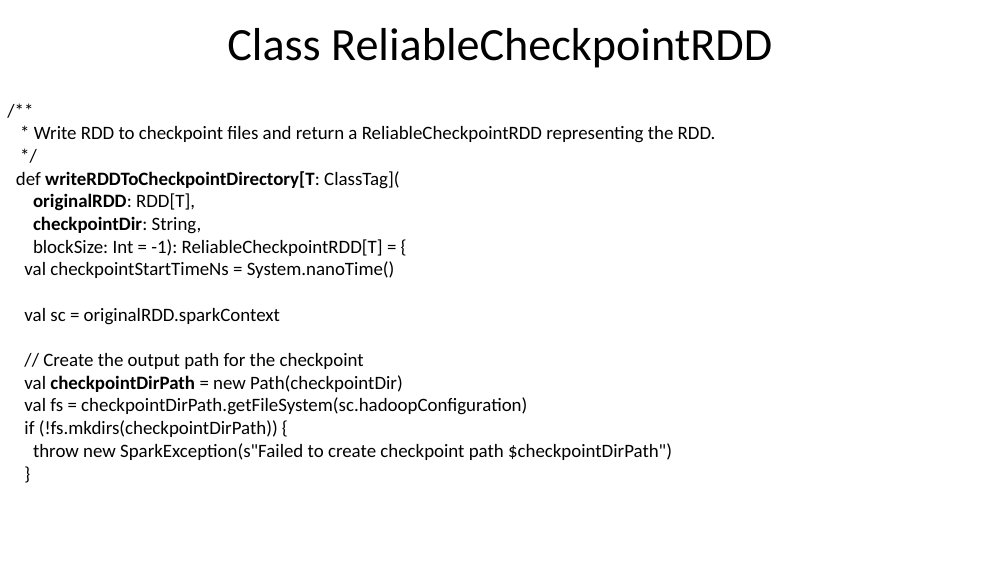
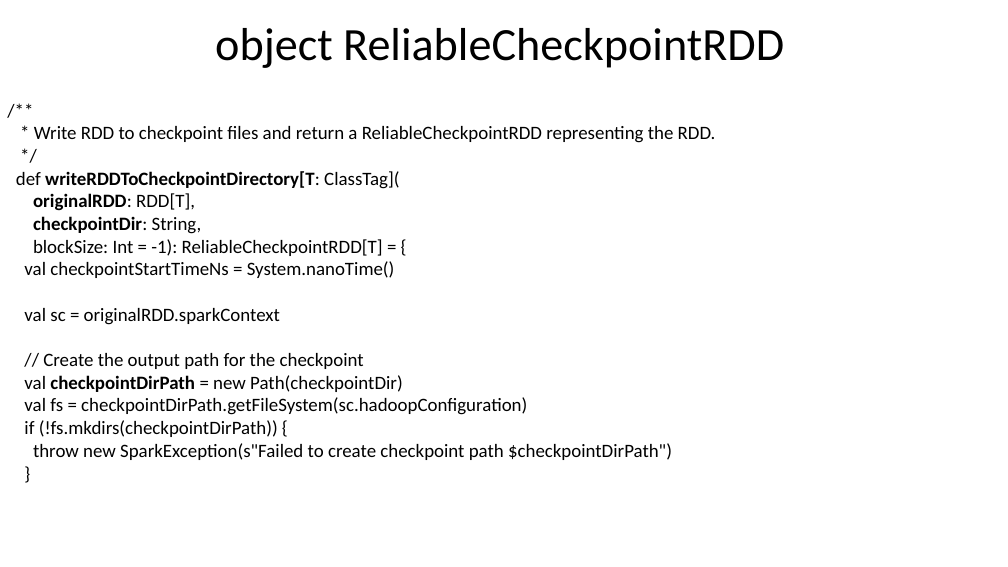
Before and after one commit to nkudinov/apache_spark_pptx, a slide deck: slide 17 of Spark_checkpoint.pptx. Drawn at 1008x567 pixels with LibreOffice and Linux fonts; fonts in the diff are those of the drawing. Boxes give left, top, right and bottom in pixels: in the first picture for what was removed or moved away, otherwise in the second. Text is boxed around its words. In the diff, an @@ line names an element or a change of style, - is before the commit and + after.

Commit message:
add more details about checkpoint

```diff
--- a/Spark_checkpoint.pptx
+++ b/Spark_checkpoint.pptx
@@ text at <box>215,28,784,68</box>: text changed @@
-Class ReliableCheckpointRDD
+object ReliableCheckpointRDD
```
Also in this commit, not shown: 9 other slides changed.
